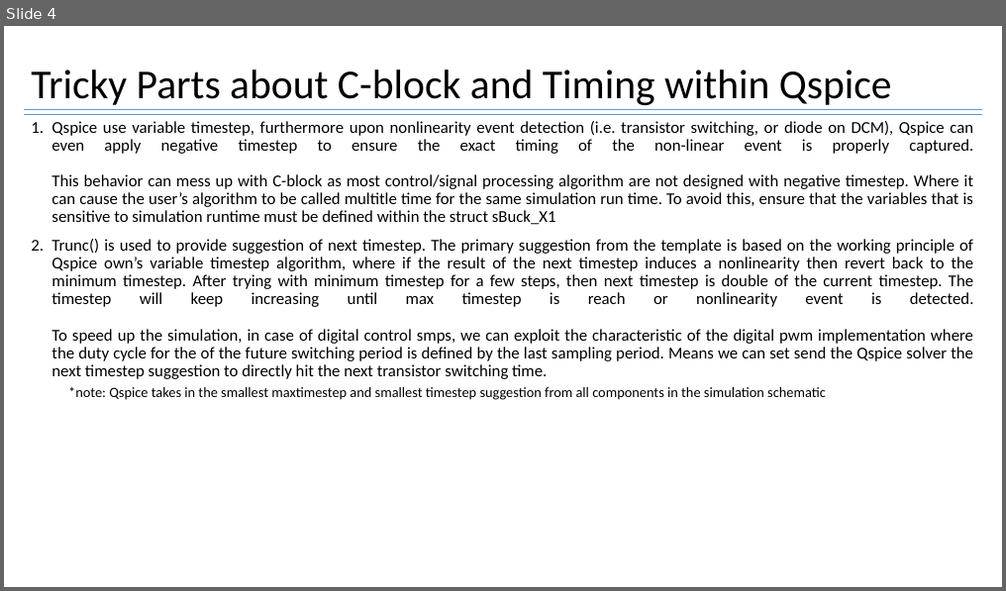
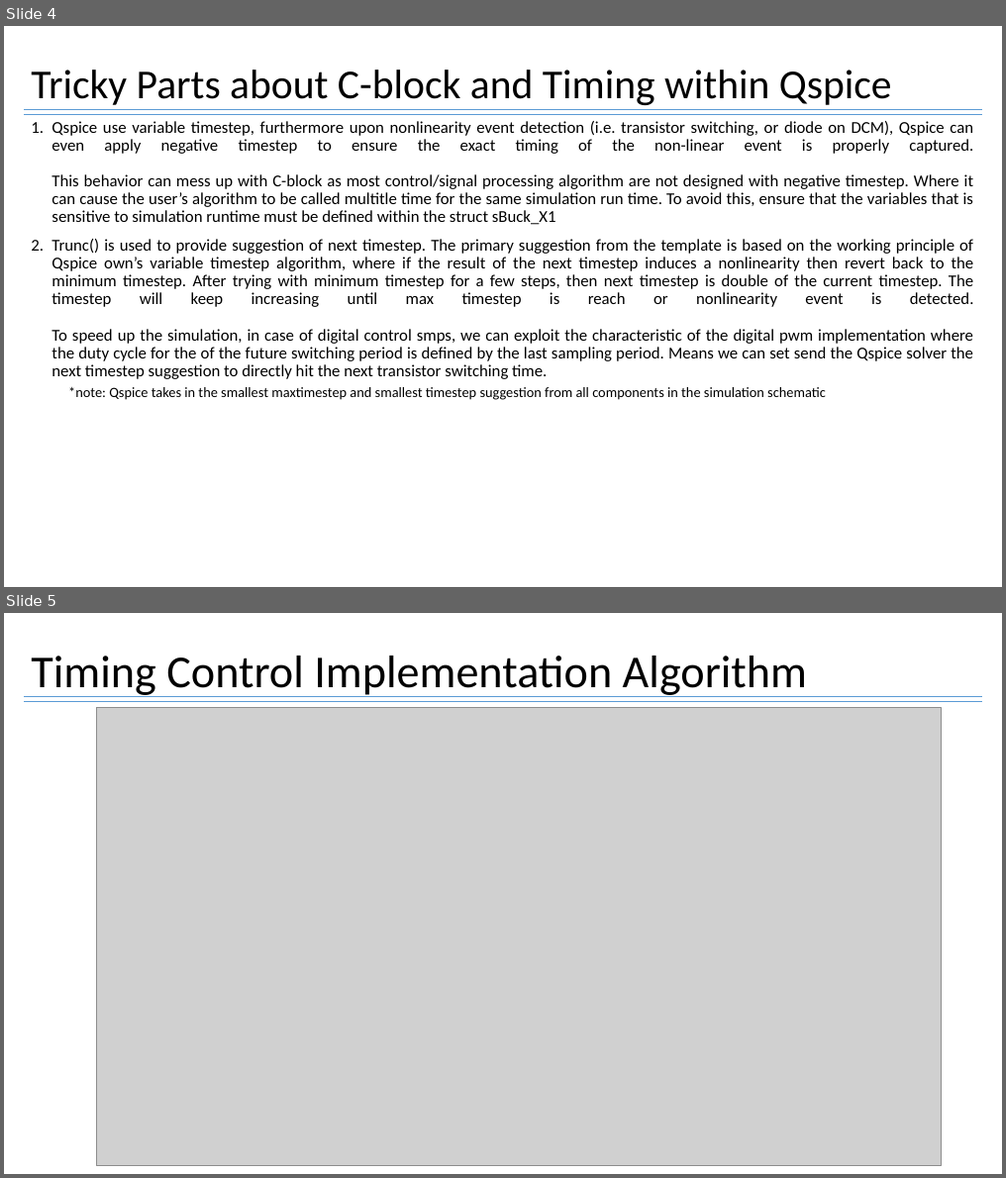
Before and after one commit to physicboy/QSPICE, a slide deck: PWM_example_SRbuck/Three Complexity Levels of PWM Implementation for Digital Controller Simulation.pptx. Shown one above the other, each under a label of ours: slide 4 before the commit, slides 4 and 5 after it. The pictures are 1006x591 and 1006x1178 pixels, drawn with LibreOffice and Linux fonts; fonts in the diff are those of the drawing; grey boxes stand for pictures. Boxes give left, top, right and bottom in pixels: in the first picture for what was removed or moved away, otherwise in the second. Text is boxed around its words. In the diff, an @@ line names an element or a change of style, - is before the commit and + after.

```diff
--- a/PWM_example_SRbuck/Three Complexity Levels of PWM Implementation for Digital Controller Simulation.pptx
+++ b/PWM_example_SRbuck/Three Complexity Levels of PWM Implementation for Digital Controller Simulation.pptx
@@ slide 5 added at [4,613,1002,1174], background #FFFFFF @@
@@ title added at [31,656,807,697], 44 pt, text #000000 @@
+Timing Control Implementation Algorithm
@@ line added from (24, 697) to (982, 697), #5B9BD5 1 pt @@
@@ line added from (24, 702) to (982, 702), #5B9BD5 1 pt @@
@@ picture added at [96,707,942,1166] @@
```
Also in this commit, not shown: 4 slides changed, 2 other slides added, 8 other files.
